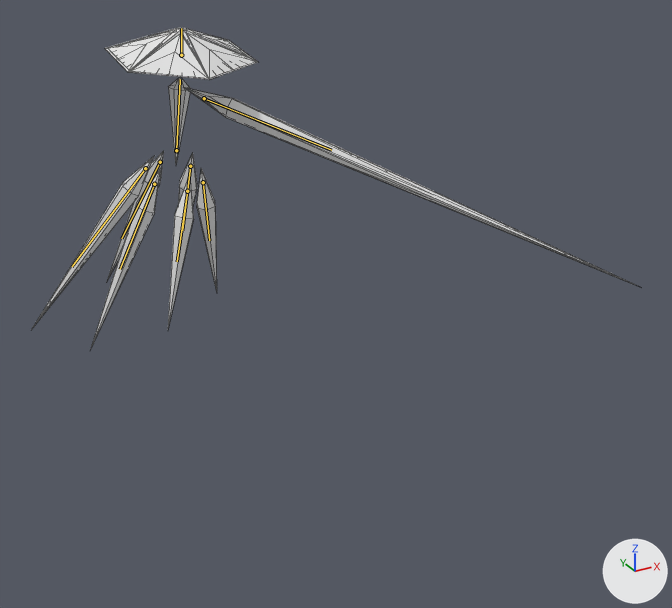
Before and after pictures for a commit that changed the Blender file Enemies/Clarity.blend.
Both versions are drawn from a 50 mm camera at (-28.0, -81.4, 26.1) aimed at (8.4, -15.4, -6.9). Every picture has the same lights, and +X, +Y and +Z are marked at lower right. The picture after the commit comes second. Both versions are drawn at frame 54 of the action 'LeftSliceFromWait'; the numbers are the values there. The bones that bend it are drawn over the model as lines. Mesh edges are drawn as thin lines.

In view in the first picture: 'Arm', 'BackRight', 'Center', 'FrontLeft', 'FrontRight', 'Hat', 'MiddleRight' and 2 more.
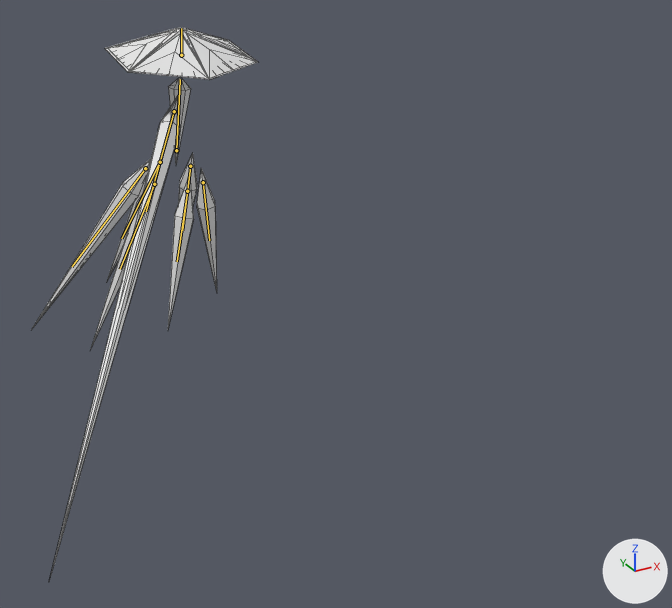
The edits, one by one:
Bone 'Arm' (bone_arm) moves from (-1.96, -4.66, 2.37) to (-1.04, -1.47, 2.75).
Bone 'Arm' (bone_arm) turns from (134, -4, -49) to (44, -10, -3) degrees about its own x, y and z.

What differs and where, as boxes [x1, y1, x2, y2] in the pictures (672 x 608 px):
'Arm', posed (71% narrower, 144% taller): before [184, 87, 637, 286]; after [49, 95, 180, 581]
bone 'Arm', root to tip: before (204, 98) to (331, 150); after (174, 111) to (146, 211)
